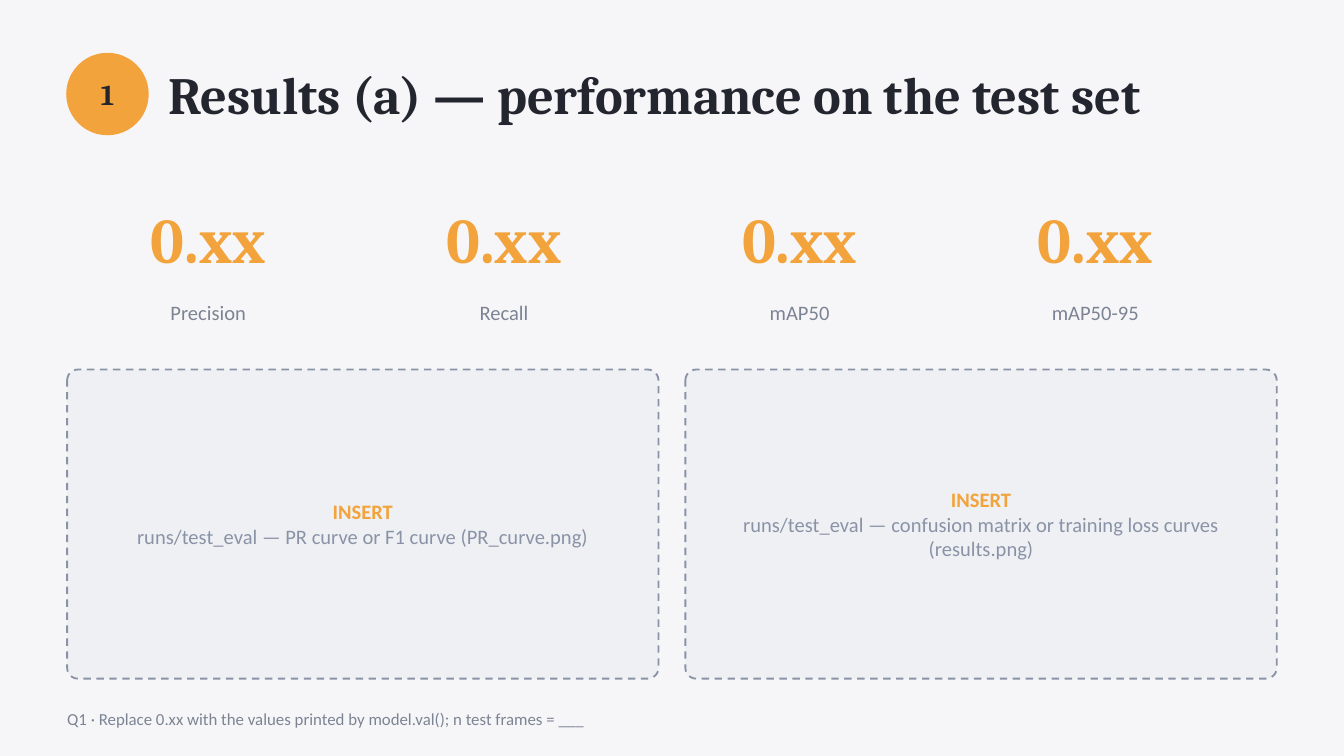
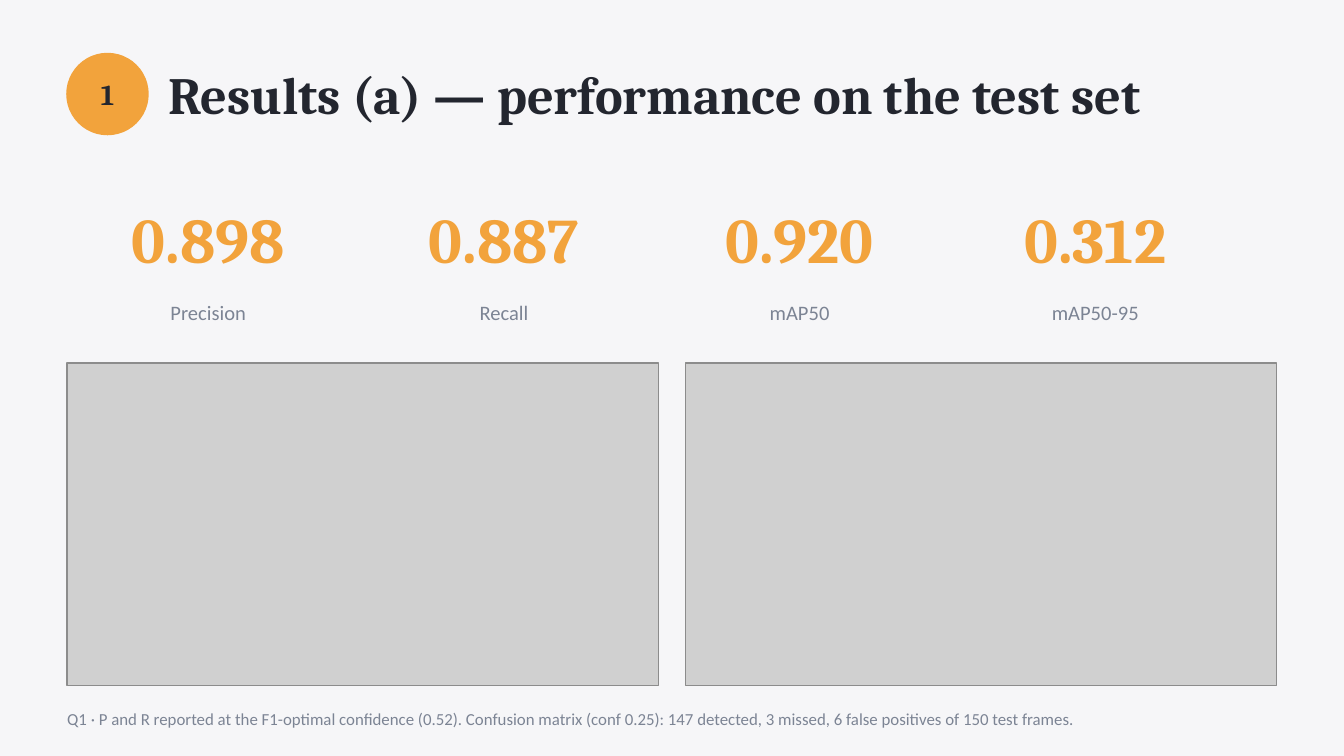
Before and after one commit to AreGundersen/MAS512, a slide deck: slide 5 of Assignment 1/MAS512_assignment1_gr5.pptx. Drawn at 1344x756 pixels with LibreOffice and Linux fonts; fonts in the diff are those of the drawing; grey boxes stand for pictures. Boxes give left, top, right and bottom in pixels: in the first picture for what was removed or moved away, otherwise in the second. Text is boxed around its words. In the diff, an @@ line names an element or a change of style, - is before the commit and + after.

```diff
--- a/Assignment 1/MAS512_assignment1_gr5.pptx
+++ b/Assignment 1/MAS512_assignment1_gr5.pptx
@@ text at (132,220,285,264): text changed @@
-0.xx
+0.898
@@ text at (429,220,579,264): text changed @@
-0.xx
+0.887
@@ text at (726,220,874,264): text changed @@
-0.xx
+0.920
@@ text at (1024,220,1166,264): text changed @@
-0.xx
+0.312
@@ rounded rectangle removed at (67,370,659,679) @@
@@ picture added at (67,363,659,685) @@
@@ rounded rectangle removed at (685,370,1277,679) @@
@@ picture added at (685,363,1277,685) @@
@@ text removed at (137,505,588,548) @@
-INSERT
-runs/test_eval — PR curve or F1 curve (PR_curve.png)
@@ text removed at (743,493,1218,560) @@
-INSERT
-runs/test_eval — confusion matrix or training loss curves (results.png)
@@ text at (67,713,1073,728): text changed @@
-Q1 · Replace 0.xx with the values printed by model.val(); n test frames = ___
+Q1 · P and R reported at the F1-optimal confidence (0.52). Confusion matrix (conf 0.25): 147 detected, 3 missed, 6 false positives of 150 test frames.
```
Also in this commit, not shown: 3 other slides changed, 1 slide added, 1 slide removed, 1 other file.
